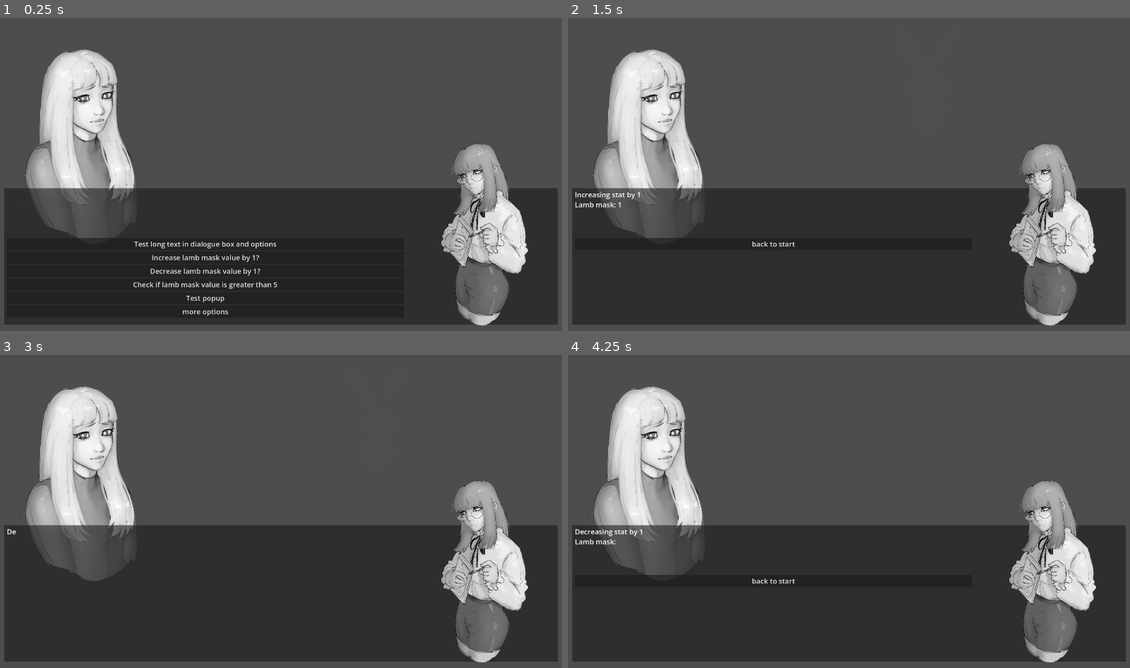
Above: before the commit, frames 1-4 (two rows, left to right).
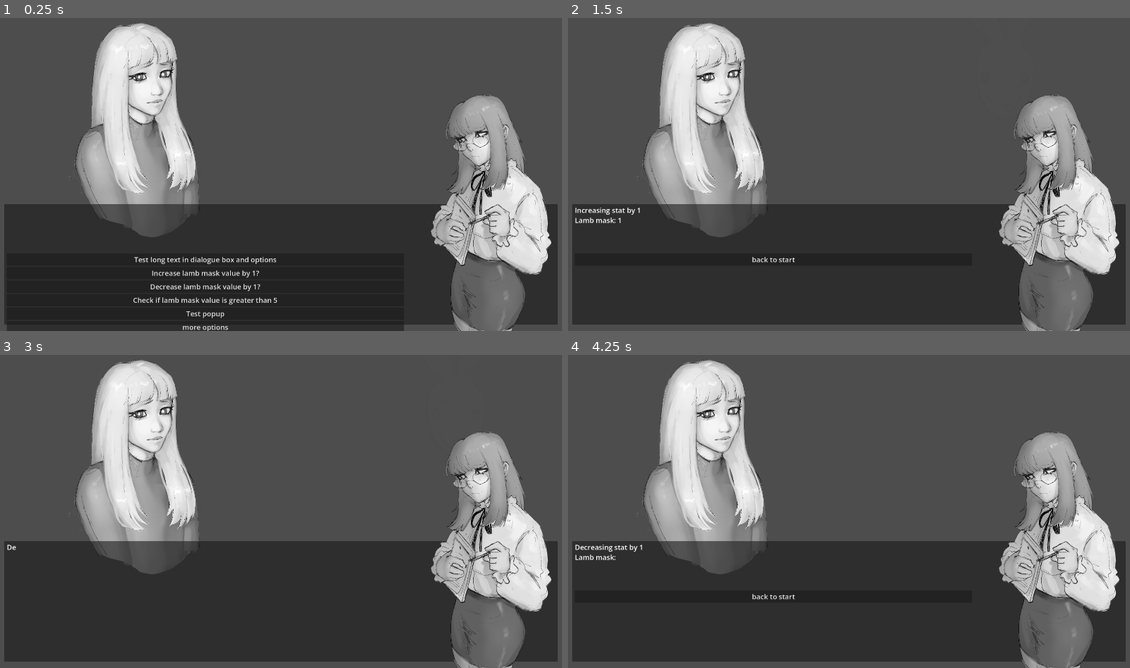
Above: after the commit, the same moments.

Repository: Kaselli/GGJ2026
Game: Godot game, scene res://scenes/game_scene.tscn
Two runs of this game, one before a commit and one after it. Both use one fixed random seed, a clock stepped at 60 frames per second and the inputs below.
Inputs (mouse positions are in pixels of both pictures, inside the frame that each line leads up to):
- Up to frame 1 (0.25 s): no input
- Up to frame 2 (1.5 s): click "Increase lamb mask value by 1?" at 0.5 s; tap Enter at 1.25 s; move the mouse to (972, 155) at 1.27 s; press the mouse at (972, 155) at 1.28 s
- Up to frame 3 (3 s): release the mouse at (404, 492) at 2 s; click "back to start" at 2 s; click "Decrease lamb mask value by 1?" at 2.75 s
- Up to frame 4 (4.25 s): move the mouse to (736, 524) at 3.52 s; click (736, 524) at 3.6 s

The runs differ from the first frame. In frame 1, 26% of the frame differs, in the area x 0-100%, y 1-100%; in frame 2, 24%; in frame 3, 24%; in frame 4, 24%.

Commit message:
updated ui

Diff:
--- a/scenes/game_scene.tscn
+++ b/scenes/game_scene.tscn
@@ -57,7 +57,7 @@
 [node name="Panel" type="Panel" parent="CanvasLayer" unique_id=619500761]
 anchors_preset = -1
 anchor_left = 0.01
-anchor_top = 0.55
+anchor_top = 0.6
 anchor_right = 0.99
 anchor_bottom = 0.98
 mouse_filter = 2
@@ -116,22 +116,23 @@
 
 [node name="LeftSprite" type="Sprite2D" parent="CanvasLayer/Panel/DialogueBox/SpriteHandler" unique_id=295544699]
 z_index = -1
-position = Vector2(442, -56)
-scale = Vector2(0.3, 0.3)
+position = Vector2(651.392, -156.64398)
+scale = Vector2(0.33, 0.33)
 texture = ExtResource("8_rvs2r")
 
 [node name="RightSprite" type="Sprite2D" parent="CanvasLayer/Panel/DialogueBox/SpriteHandler" unique_id=1405184148]
 z_index = 1
-position = Vector2(1228, 0)
-scale = Vector2(0.3, 0.3)
+position = Vector2(1098.392, -159.104)
+scale = Vector2(0.415, 0.415)
 texture = ExtResource("9_rvs2r")
 
 [node name="MaskSlider" parent="CanvasLayer/Panel/DialogueBox/SpriteHandler" unique_id=267539981 instance=ExtResource("6_rurhu")]
-offset_left = 288.0
-offset_top = -367.0
-offset_right = 288.0
-offset_bottom = -367.0
-scale = Vector2(0.72, 0.72)
+offset_left = 487.392
+offset_top = -516.104
+offset_right = 487.392
+offset_bottom = -516.104
+scale = Vector2(0.845, 0.845)
+max_x = 1400.0
 
 [node name="CharacterNameHandler" type="Sprite2D" parent="CanvasLayer/Panel/DialogueBox" unique_id=444116452]
 position = Vector2(17, -19)
